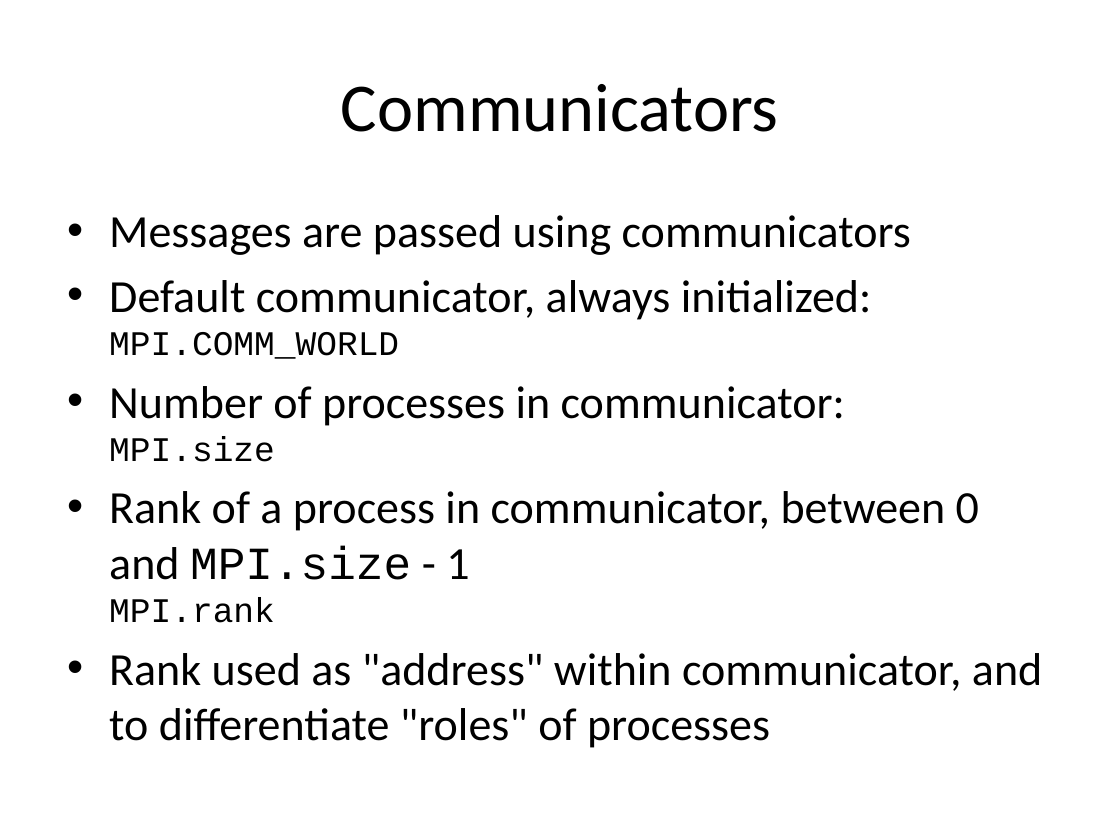
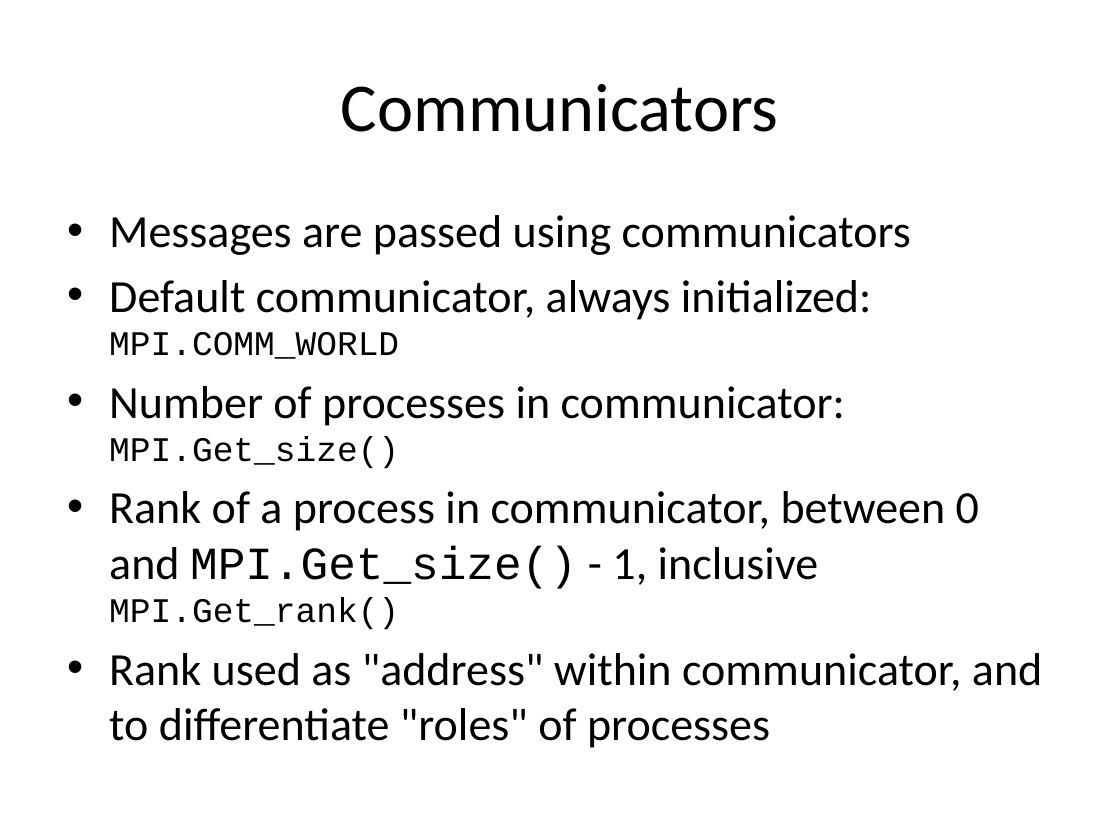
Before and after one commit to gjbex/training-material, a slide deck: slide 7 of Python/Mpi4py/mpi4py.pptx. Drawn at 1120x840 pixels with LibreOffice and Linux fonts; fonts in the diff are those of the drawing. Boxes give left, top, right and bottom in pixels: in the first picture for what was removed or moved away, otherwise in the second. Text is boxed around its words. In the diff, an @@ line names an element or a change of style, - is before the commit and + after.

```diff
--- a/Python/Mpi4py/mpi4py.pptx
+++ b/Python/Mpi4py/mpi4py.pptx
@@ text at [109,386,979,630]: text changed @@
-• Number of processes in communicator:
-  MPI.size
-• Rank of a process in communicator, between 0 and MPI.size - 1
-  MPI.rank
+• Number of processes in communicator:
+  MPI.Get_size()
+• Rank of a process in communicator, between 0 and MPI.Get_size() - 1, inclusive
+  MPI.Get_rank()
```
Also in this commit, not shown: 12 other slides changed, 1 slide added, 2 slides removed.
